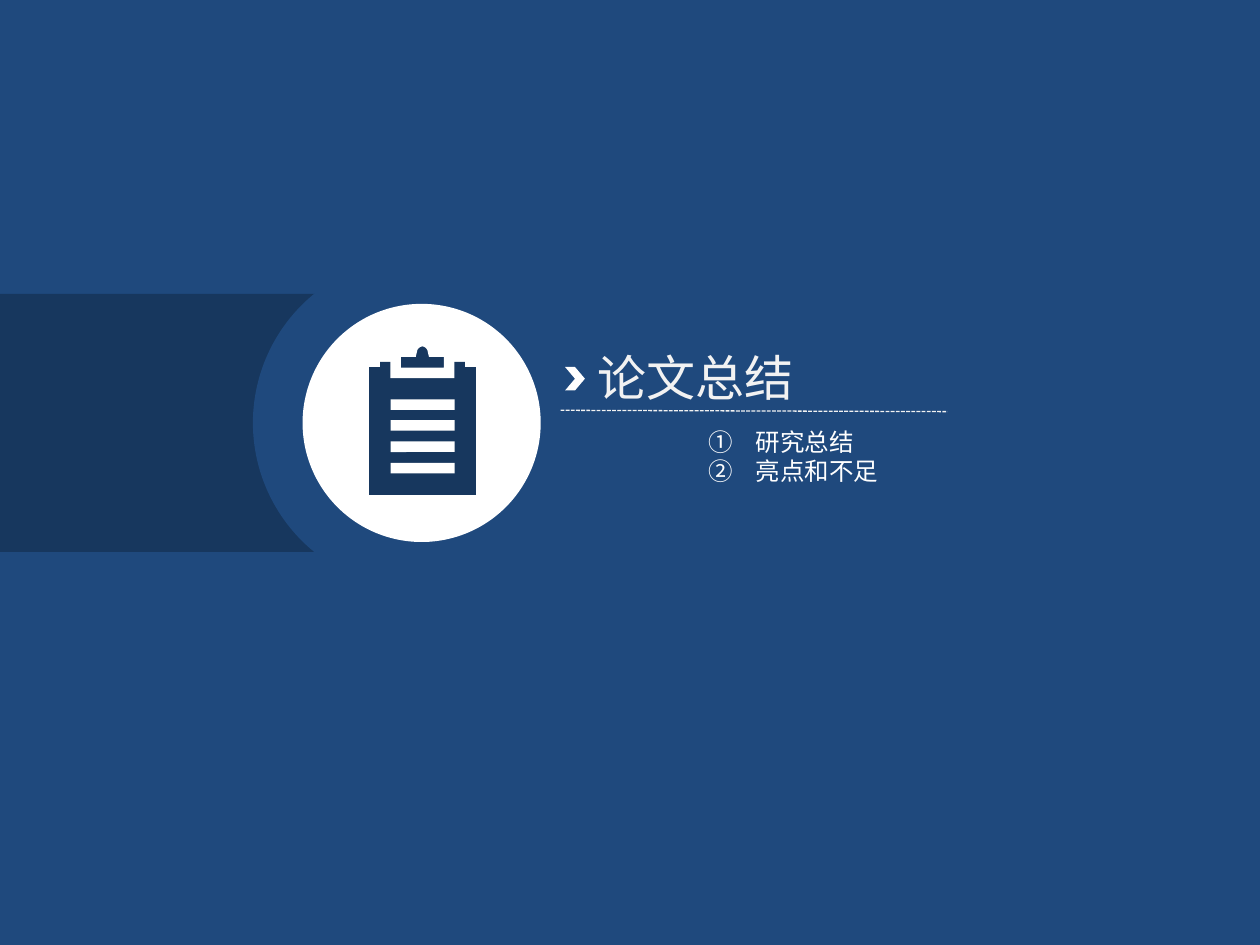
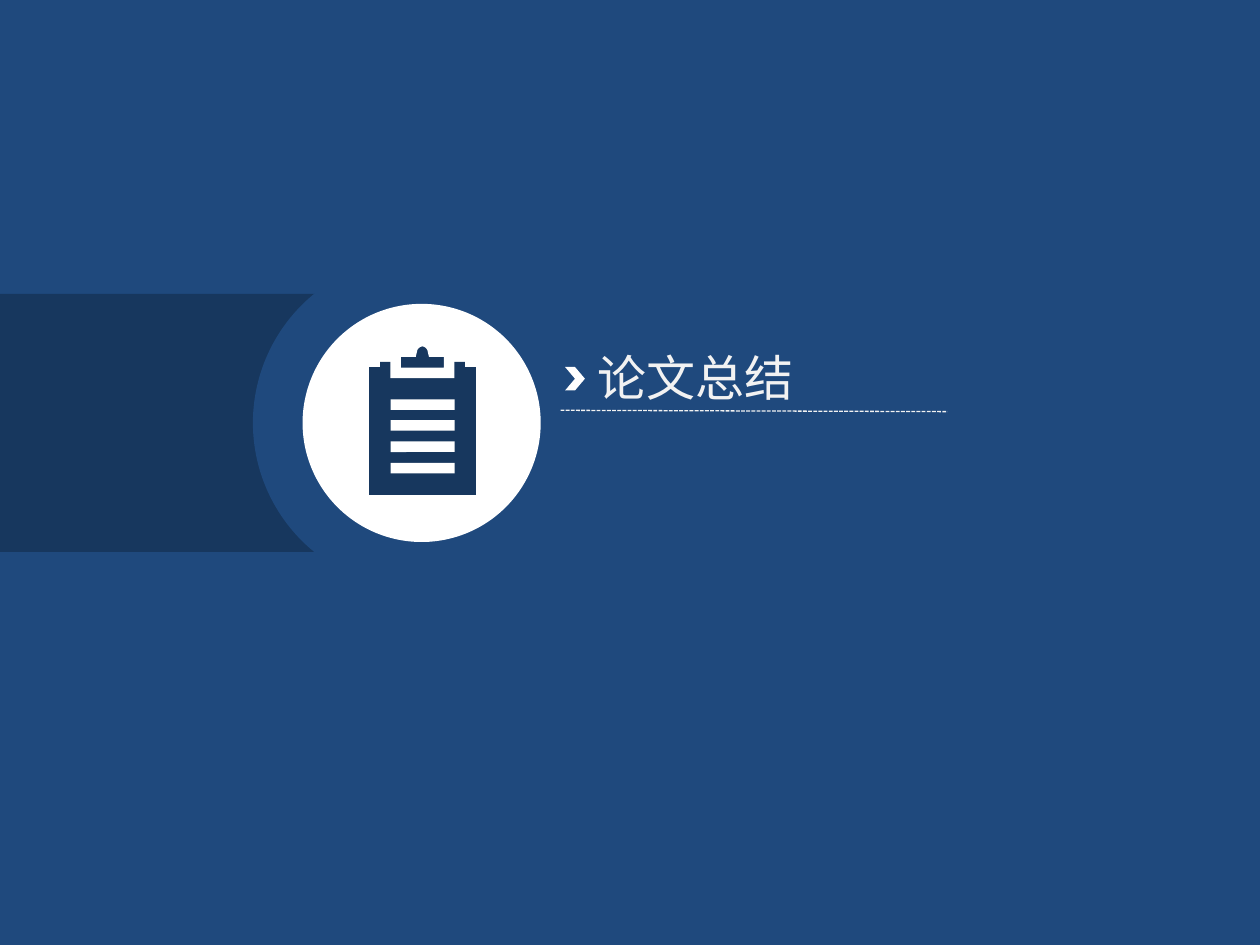
Before and after one commit to KrisCheng/GraduationDesign, a slide deck: slide 19 of FinalPaper/毕业答辩.pptx (slide 20 before the commit). Drawn at 1260x945 pixels with LibreOffice and Linux fonts; fonts in the diff are those of the drawing. Boxes give left, top, right and bottom in pixels: in the first picture for what was removed or moved away, otherwise in the second. Text is boxed around its words. In the diff, an @@ line names an element or a change of style, - is before the commit and + after.

```diff
--- a/FinalPaper/毕业答辩.pptx
+++ b/FinalPaper/毕业答辩.pptx
@@ text removed at bbox=[756, 430, 879, 482] @@
-1. 研究总结
-2. 亮点和不足
```
Also in this commit, not shown: 6 other slides changed, 1 slide added, 3 slides removed, 2 other files.
